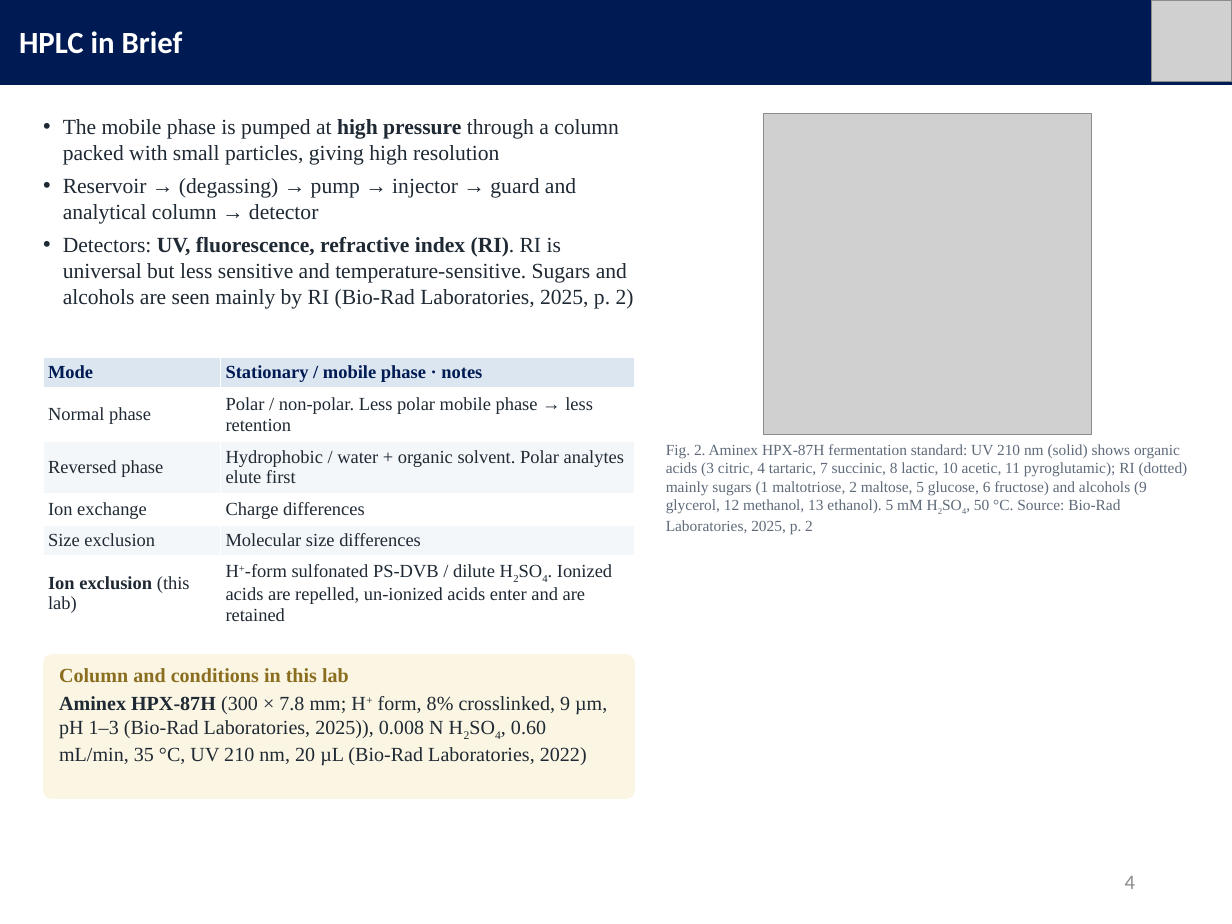
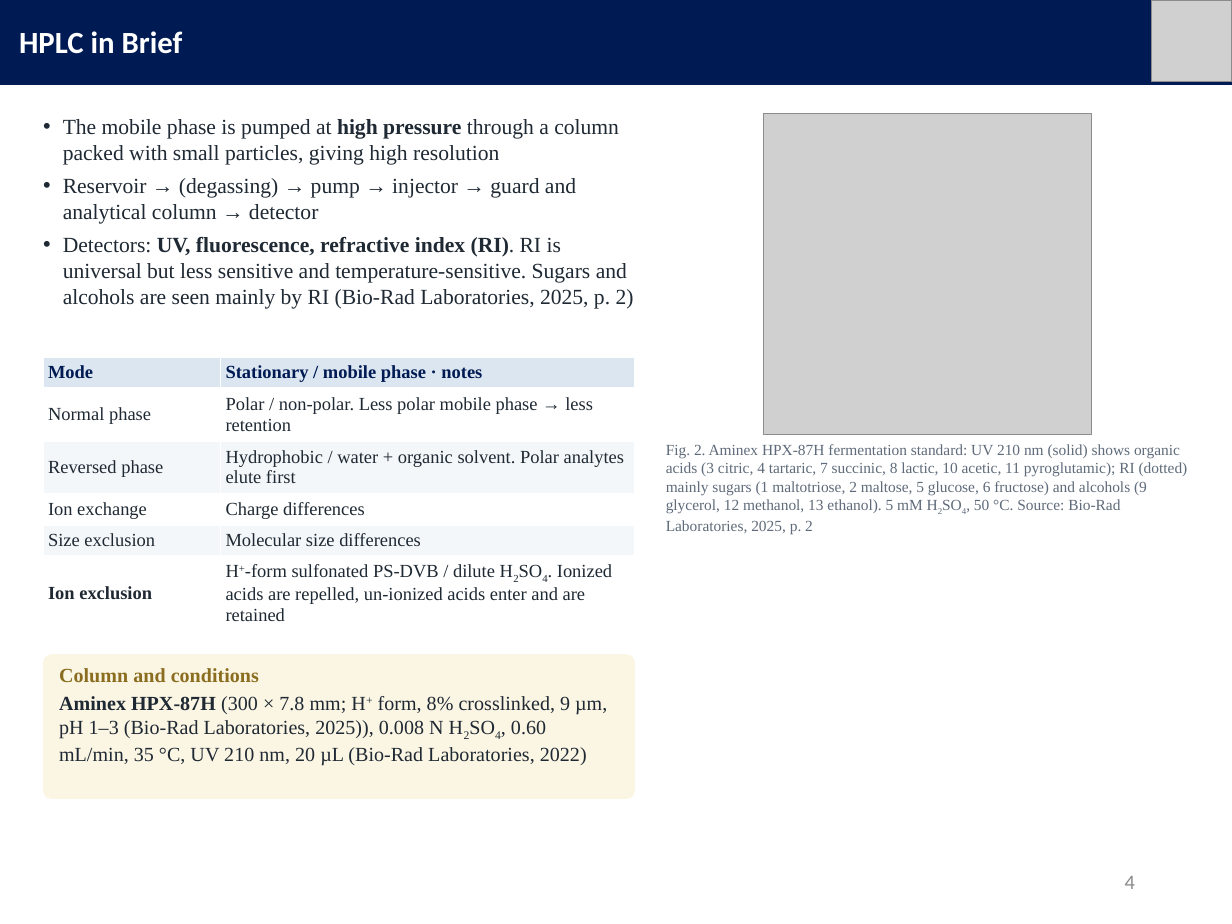
Before and after one commit to mingyu221/office, a slide deck: slide 4 of HPLC_formate_slides_EN.pptx. Drawn at 1232x924 pixels with LibreOffice and Linux fonts; fonts in the diff are those of the drawing; grey boxes stand for pictures. Boxes give left, top, right and bottom in pixels: in the first picture for what was removed or moved away, otherwise in the second. Text is boxed around its words. In the diff, an @@ line names an element or a change of style, - is before the commit and + after.

```diff
--- a/HPLC_formate_slides_EN.pptx
+++ b/HPLC_formate_slides_EN.pptx
@@ table at <box>43,357,634,631</box> @@
-row 6, column 1: Ion exclusion (this lab)
+row 6, column 1: Ion exclusion
@@ text at <box>59,668,259,682</box>: text changed @@
-Column and conditions in this lab
+Column and conditions
```
Also in this commit, not shown: 2 other slides changed, 1 other file.
